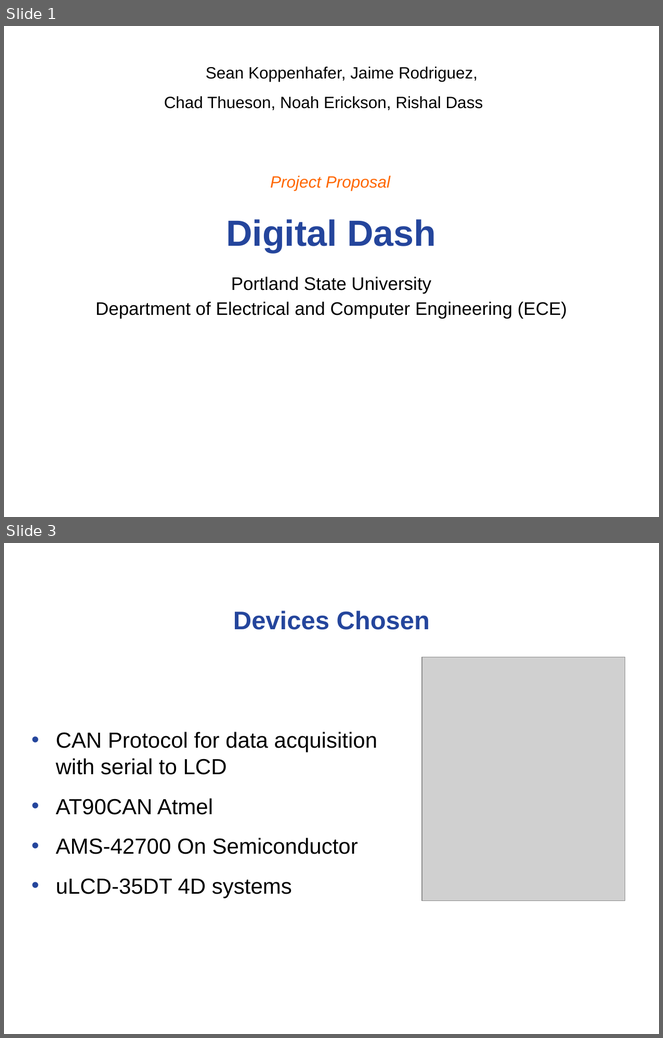
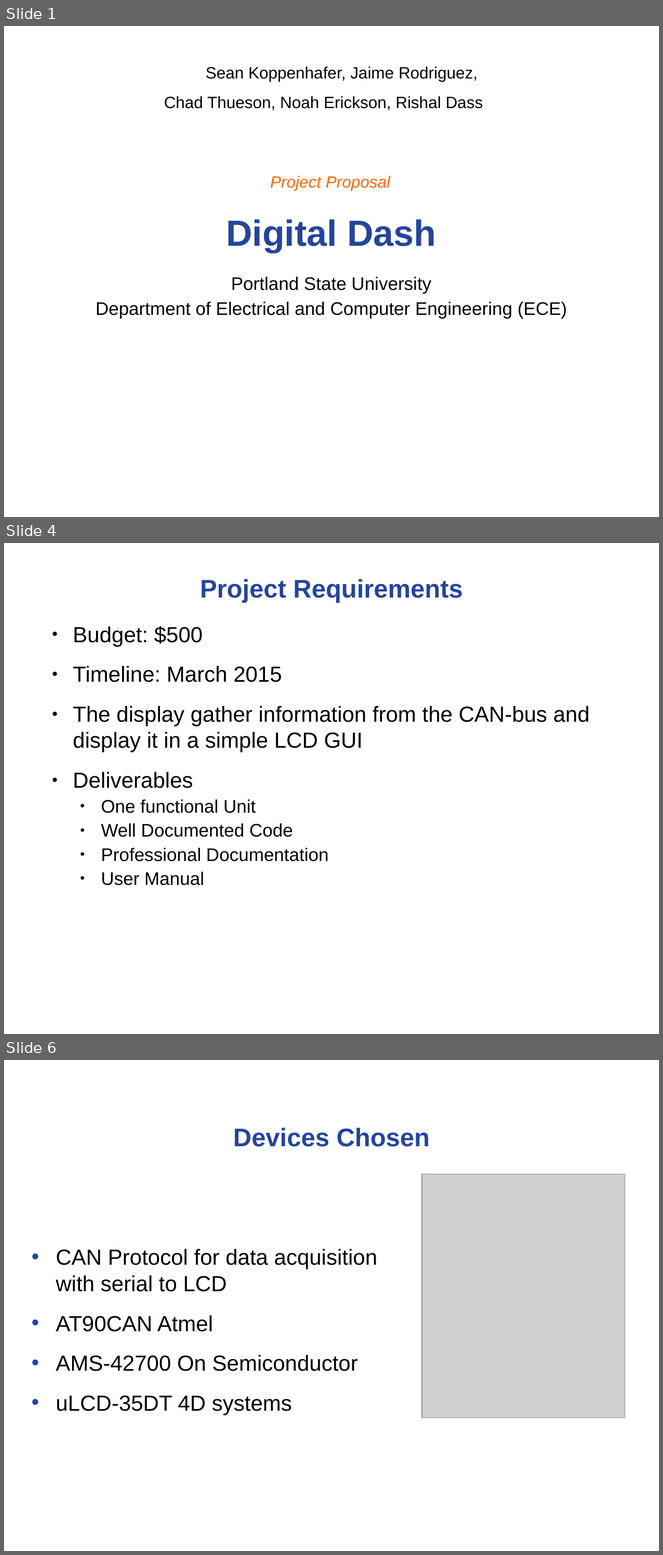
Before and after one commit to noahterickson/DigitalDash, a slide deck: Proposal/Project Proposal.ppt. Shown one above the other, each under a label of ours: slides 1 and 3 before the commit, slides 1, 4 and 6 after it; the slides between them are not shown. The pictures are 663x1038 and 663x1555 pixels, drawn with LibreOffice and Linux fonts; fonts in the diff are those of the drawing; grey boxes stand for pictures; background and template pictures are left out. Boxes give left, top, right and bottom in pixels: in the first picture for what was removed or moved away, otherwise in the second. Text is boxed around its words. In the diff, an @@ line names an element or a change of style, - is before the commit and + after.

Commit message:
Added project requirement slides

```diff
--- a/Proposal/Project Proposal.ppt
+++ b/Proposal/Project Proposal.ppt
@@ slide 4 added at (x1=4, y1=543, x2=659, y2=1034), background #FFFFFF @@
@@ title added at (x1=200, y1=579, x2=463, y2=603), 28 pt, text #24459C, bold @@
+Project Requirements
@@ text added at (x1=73, y1=626, x2=590, y2=886), 24 pt, text #000000 @@
+● Budget: $500
+● Timeline: March 2015
+● The display gather information from the CAN-bus and display it in a simple LCD GUI
+● Deliverables
+  ● One functional Unit
+  ● Well Documented Code
+  ● Professional Documentation
+  ● User Manual
@@ what was slide 3 is now slide 6 @@
```
Also in this commit, not shown: 2 slides changed, 2 other slides added, 5 other files.
